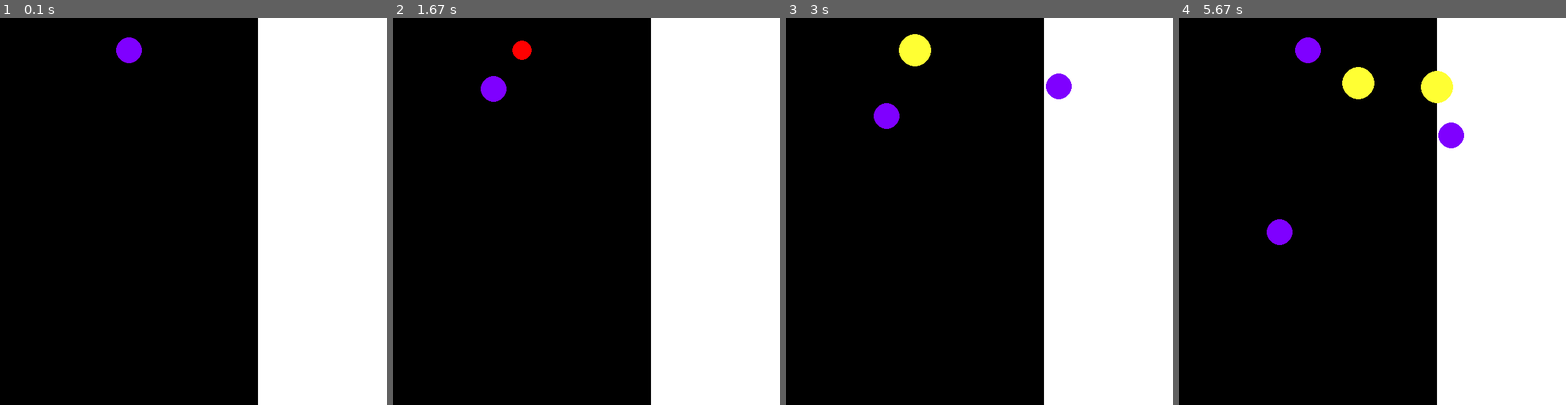
Above: before the commit, frames 1-4 (left to right).
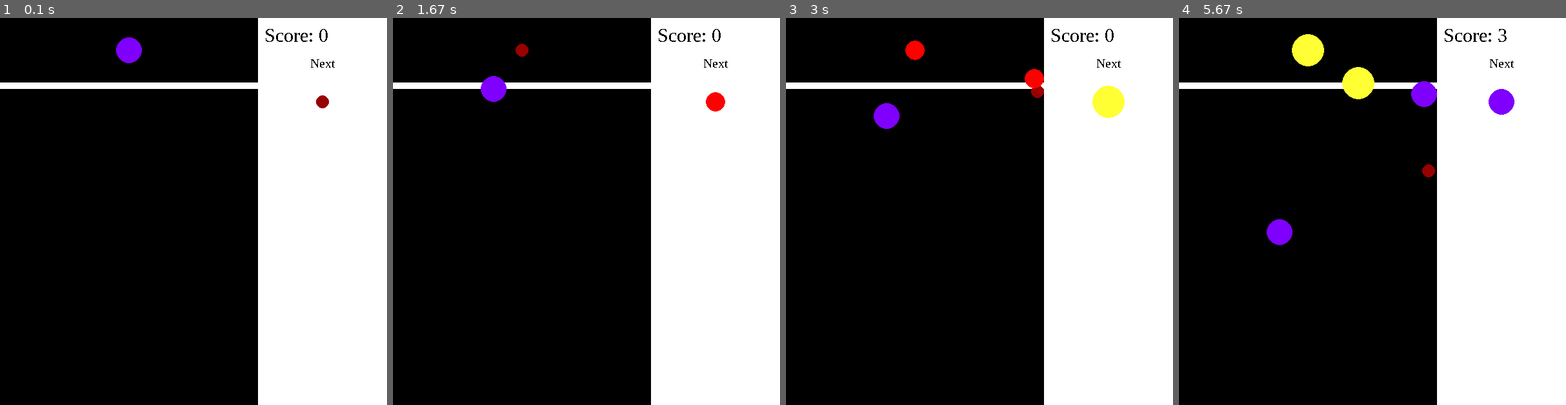
Above: after the commit, the same moments.

Repository: JohnTong123/SuikaBot
Game: pygame game, started from Suika_Simulation.py
The game is run twice, just before and just after one commit, with the same random seed, the same clock (stepped at 60 frames per second) and the same inputs.
Inputs (mouse positions are in pixels of both pictures, inside the frame that each line leads up to):
- Up to frame 1 (0.1 s): no input
- Up to frame 2 (1.67 s): press the mouse at (586, 234) at 0.37 s; move the mouse to (540, 226) at 0.47 s; release the mouse at (493, 215) at 0.6 s
- Up to frame 3 (3 s): click (1056, 180) at 1.72 s; click (1060, 161) at 2.88 s
- Up to frame 4 (5.67 s): click (1438, 83) at 4.28 s; press the mouse at (1438, 83) at 5.17 s; move the mouse to (1395, 126) at 5.27 s; release the mouse at (1357, 172) at 5.4 s

The runs differ from the first frame. In frame 1, 1.4% of the frame differs, in the area x 0-87%, y 2-24%; in frame 2, 1.6%; in frame 3, 2.9%; in frame 4, 3.1%, in the area x 0-87%, y 2-42%.

Commit message:
Co-authored-by: Johnathan Tong <JohnTong123@users.noreply.github.com>

Diff:
--- a/Suika_Simulation.py
+++ b/Suika_Simulation.py
@@ -12,10 +12,11 @@
 SCREEN_HEIGHT = 600
 GRAVITY = 0.005
 FRICTION = 0.001
+OFFSET = 100
 SKEWED_PROBABILITY = [0.35, 0.25, 0.15, 0.12, 0.08, 0.05]
 FRUITS = pygame.sprite.Group()
 game_joever = False
-score = 0 #
+score = 0 # Total score from merging fruits
 NAMES = ["Cherry", "Strawberry", "Grape", "Dekopon", "Orange", "Apple",
          "Pear", "Peach", "Pineapple", "Melon", "Watermelon"] #List with index corresponding to fruits
 # Dictionary with names as keys, values index 0 the size, second index a tuple of RGB values,
@@ -27,10 +28,10 @@
           "Orange":(35, (255,128,0), 4,5),
           "Apple":(45, (255,51,51), 5,6),
           "Pear":(60, (178,255,102), 6,7),
-          "Peach":(80, (255,204,153), 7,8),
-          "Pineapple":(90, (255,255,0), 8,9),
-          "Melon":(110, (128,255,0), 9,10),
-          "Watermelon":(130, (0,102,0), 10,11)
+          "Peach":(70, (255,204,153), 7,8),
+          "Pineapple":(80, (255,255,0), 8,9),
+          "Melon":(95, (128,255,0), 9,10),
+          "Watermelon":(110, (0,102,0), 10,11)
           }
 SCORES = [0, 1, 3, 6, 10, 15, 21, 28, 36, 45, 55] # Scores for getting certain fruit
 
@@ -50,7 +51,6 @@
 
         self.color = TYPES[type][1]
         self.surf = pygame.Surface((self.radius*2, self.radius*2),pygame.SRCALPHA, 32)
-        self.offset = 100 #Offset pixels from the top of the screen when placing fruits
         self.timeAboveLine = 0
         pygame.draw.circle(self.surf, self.color, (self.radius, self.radius), self.radius) # could create non circular hitboxes, will have to see
         self.rect = self.surf.get_rect()
@@ -80,7 +80,12 @@
                                         (self.rect.center[0] + fruit.rect.center[0])/2,
                                         (self.rect.center[1] + fruit.rect.center[1])/2)
                     FRUITS.add(newFruit)
+                    global score
+                    score += SCORES[TYPES[self.type][2]+1]
                 else:
+                    if(math.sqrt((self.x-fruit.x)**2 + (self.y - fruit.y)**2)+3 <self.radius + fruit.radius):
+                        if(self.y<fruit.y):
+                            self.y -= ((self.radius + fruit.radius)-math.sqrt((self.x-fruit.x)**2 + (self.y - fruit.y)**2))* self.y/math.sqrt(self.y**2+self.x**2)
                     # hypotenuse =
                     if self.rect.center[0] > fruit.rect.center[0]: # Self is on the right
                         # self.rect.left = fruit.rect.right
@@ -89,12 +94,12 @@
                     if self.rect.center[0] < fruit.rect.center[0]: # Self is on the left
                         # self.rect.right = fruit.rect.left
                         self.dx += -0.01 # Fix
-                    if (self.rect.center[1] > fruit.rect.center[1]): # Self is below
-                        # self.rect.top = fruit.rect.bottom
-                        self.dy += 0.005 # Fix
+                    # if (self.rect.center[1] > fruit.rect.center[1]): # Self is below
+                    #     # self.rect.top = fruit.rect.bottom
+                    #     self.dy = 0.005 # Fix
                     if (self.rect.center[1] < fruit.rect.center[1]): # Self is on top
                         # self.rect.bottom = fruit.rect.top
-                        self.dy = 0 # Fix
+                        self.dy = -0.005 # Fix
 
                     # vel1 = math.sqrt(self.dx**2 + self.dy**2)
 
@@ -118,22 +123,25 @@
 
 
         if self.rect.left < 0:
-            self.rect.left = 0
+            self.x = 0 + self.radius
             self.dx *= -1 # Fix
         if self.rect.right > GAME_WIDTH:
-            self.rect.right = GAME_WIDTH
+            self.x = GAME_WIDTH - self.radius
             self.dx *= -1 # Fix
-        if self.rect.center[1] < self.offset+10: # Fruit goes above loss line Fix
+        if self.rect.center[1] < OFFSET+10: # Fruit goes above loss line Fix
             self.timeAboveLine+=1
             if self.timeAboveLine > 600:
                 global game_joever
                 game_joever = True
         else:
             self.timeAboveLine = 0
-        if self.rect.bottom >= SCREEN_HEIGHT:
-            self.rect.bottom = SCREEN_HEIGHT
+        # if self.rect.bottom == SCREEN_HEIGHT:
+        #     self.rect.bottom = SCREEN_HEIGHT
+        #     self.dy = 0 # Fix (maybe)
+        if self.rect.center[1] + self.radius >= SCREEN_HEIGHT:
+            self.y = SCREEN_HEIGHT - self.radius
             self.dy = 0 # Fix (maybe)
-        self.x +=self.dx
+        self.x += self.dx
         self.y += self.dy
         self.rect.center = (self.x,self.y)
 
@@ -143,37 +151,66 @@
 
 screen = pygame.display.set_mode((SCREEN_WIDTH, SCREEN_HEIGHT))
 clock = pygame.time.Clock()
-clock.tick(30)
+FRAME_RATE = 30
+clock.tick(FRAME_RATE)
 pygame.font.init()
 
 running = True
-
-nextFruitName = NAMES[random.choices(range(0,6),weights=SKEWED_PROBABILITY, k=1)[0]] # Weigh probabilities
+time = -1000
+queuedFruitName = NAMES[random.choices(range(0,6),weights=SKEWED_PROBABILITY, k=1)[0]] # Weigh probabilities
+nextFruitName = NAMES[random.choices(range(0,6),weights=SKEWED_PROBABILITY, k=1)[0]]
 while running:
     for event in pygame.event.get():
-        if event.type == MOUSEBUTTONUP and not game_joever: # Let go of mouse button
+        if event.type == MOUSEBUTTONUP and not game_joever and pygame.time.get_ticks() > time + 1000: # Let go of mouse button
+            time = pygame.time.get_ticks()
             # Add a new random fruit at the x position of the cursor
-            FRUITS.add(Fruit(nextFruitName, pygame.mouse.get_pos()[0]))
+            FRUITS.add(Fruit(queuedFruitName, pygame.mouse.get_pos()[0]))
+            queuedFruitName = nextFruitName
             nextFruitName = NAMES[random.choices(range(0,6),weights=SKEWED_PROBABILITY, k=1)[0]]
         elif event.type == QUIT:
             running = False
     if (game_joever):
         font = pygame.font.SysFont("Times New Roman", 50)
-        text_surface = font.render("Game Joever", False, (255, 255, 255))
-        text_rect = text_surface.get_rect(center=(GAME_WIDTH/2, SCREEN_HEIGHT/2))
+        game_joever_surface = font.render("Game Joever", False, (255, 255, 255))
+        game_joever_rect = game_joever_surface.get_rect(center=(SCREEN_WIDTH/2, SCREEN_HEIGHT/2))
+        score_surface = font.render("Score: " + str(score), False, (255, 255, 255))
+        score_rect = score_surface.get_rect(center=(SCREEN_WIDTH/2, SCREEN_HEIGHT/2 + 200))
         screen.fill((0, 0, 0))
-        screen.blit(text_surface, text_rect)
+        screen.blit(game_joever_surface, game_joever_rect)
+        screen.blit(score_surface, score_rect)
     else:
         screen.fill((0, 0, 0))
         screen.fill((255, 255, 255), (GAME_WIDTH, 0, SCREEN_WIDTH, SCREEN_HEIGHT))
-        #Draw the next fruit
+        # Make a line for GAME_JOEVER
+        screen.fill((255, 255, 255), (0, OFFSET, GAME_WIDTH, 10))
+        # Display the score
+        font = pygame.font.SysFont("Times New Roman", 30)
+        score_surface = font.render("Score: " + str(score), False, (0, 0, 0))
+        screen.blit(score_surface, (GAME_WIDTH + 10, 10))
+        # Draw the queued fruit
+        radius = TYPES[queuedFruitName][0]
+        color = TYPES[queuedFruitName][1]
+        surf = pygame.Surface((radius*2, radius*2), pygame.SRCALPHA, 32)
+        pygame.draw.circle(surf, color, (radius, radius), radius)
+        rect = surf.get_rect()
+        rect.center = (GAME_WIDTH/2, 50)
+        screen.blit(surf,rect)
+
+        # Draw the next fruit
         radius = TYPES[nextFruitName][0]
         color = TYPES[nextFruitName][1]
         surf = pygame.Surface((radius*2, radius*2), pygame.SRCALPHA, 32)
-        pygame.draw.circle(surf, color, (radius, radius), radius) # could create non circular hitboxes, will have to see
+        pygame.draw.circle(surf, color, (radius, radius), radius)
         rect = surf.get_rect()
-        rect.center = (GAME_WIDTH/2, 50)
+        rect.center = ((GAME_WIDTH + SCREEN_WIDTH)/2, 130)
         screen.blit(surf,rect)
+
+        # Draw word next
+        font = pygame.font.SysFont("Times New Roman", 20)
+        next_surface = font.render("Next", False, (0, 0, 0))
+        next_rect = next_surface.get_rect(center=((GAME_WIDTH + SCREEN_WIDTH)/2, 70))
+        screen.blit(next_surface, next_rect)
+
         FRUITS.update() # Update every fruit
         # FRUITS.draw(screen)
         for fruit in FRUITS:
